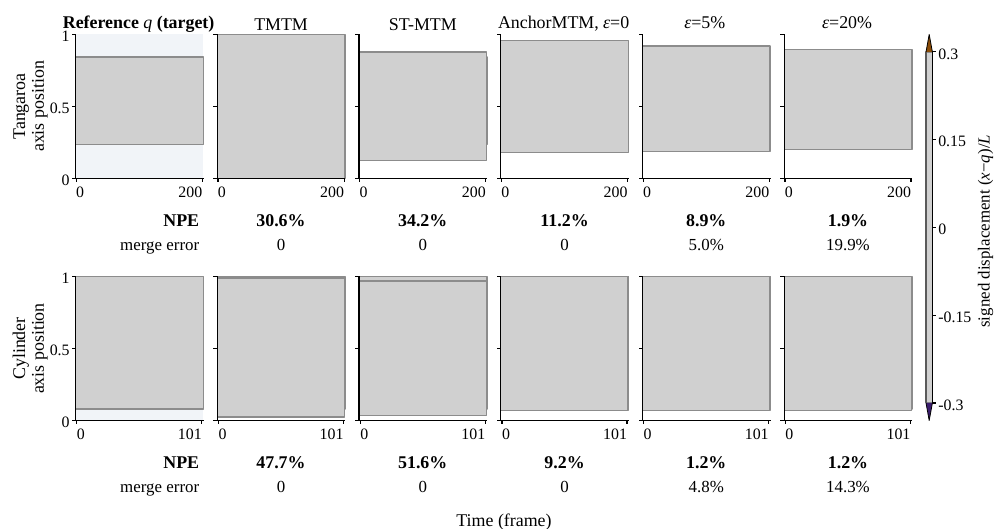
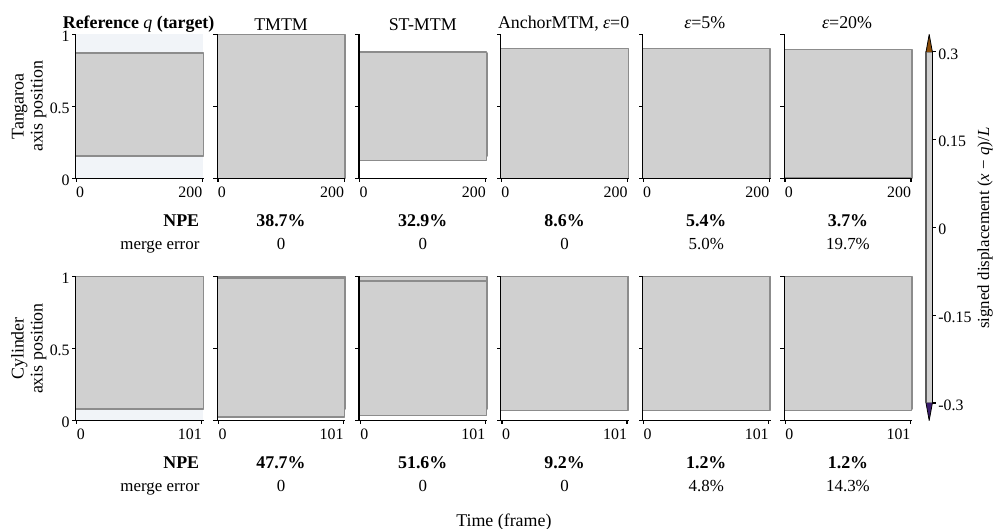
Before and after one commit to ydvislab/RG-MTM, a slide deck: slide 1 of paper/figures_editable_v34/Fig5_volume_positions.pptx. Drawn at 1008x529 pixels with LibreOffice and Linux fonts; fonts in the diff are those of the drawing; grey boxes stand for pictures. Boxes give left, top, right and bottom in pixels: in the first picture for what was removed or moved away, otherwise in the second. Text is boxed around its words. In the diff, an @@ line names an element or a change of style, - is before the commit and + after.

```diff
--- a/paper/figures_editable_v34/Fig5_volume_positions.pptx
+++ b/paper/figures_editable_v34/Fig5_volume_positions.pptx
@@ picture: place and size @@
-picture at [76,57,203,144]
+picture at [76,53,203,156]
@@ picture: place and size @@
-picture at [500,57,629,144]
+picture at [500,53,629,156]
@@ picture: place and size @@
-picture at [500,40,628,152]
+picture at [500,49,628,179]
@@ picture: place and size @@
-picture at [643,57,771,144]
+picture at [643,53,771,156]
@@ picture: place and size @@
-picture at [643,46,771,152]
+picture at [643,49,771,179]
@@ picture: place and size @@
-picture at [785,57,914,144]
+picture at [785,53,914,156]
@@ picture: place and size @@
-picture at [785,50,912,150]
+picture at [785,49,912,177]
@@ text at [974,130,993,328]: spaces changed @@
-signed displacement (x−q)/L
+signed displacement (x − q)/L
@@ text at [256,214,305,227]: text changed @@
-30.6%
+38.7%
@@ text at [398,214,447,227]: text changed @@
-34.2%
+32.9%
@@ text at [544,214,584,227]: text changed @@
-11.2%
+8.6%
@@ text at [686,214,726,227]: text changed @@
-8.9%
+5.4%
@@ text at [826,237,870,250]: text changed @@
-19.9%
+19.7%
@@ text at [828,214,868,227]: text changed @@
-1.9%
+3.7%
```
Also in this commit, not shown: 38 other files.
